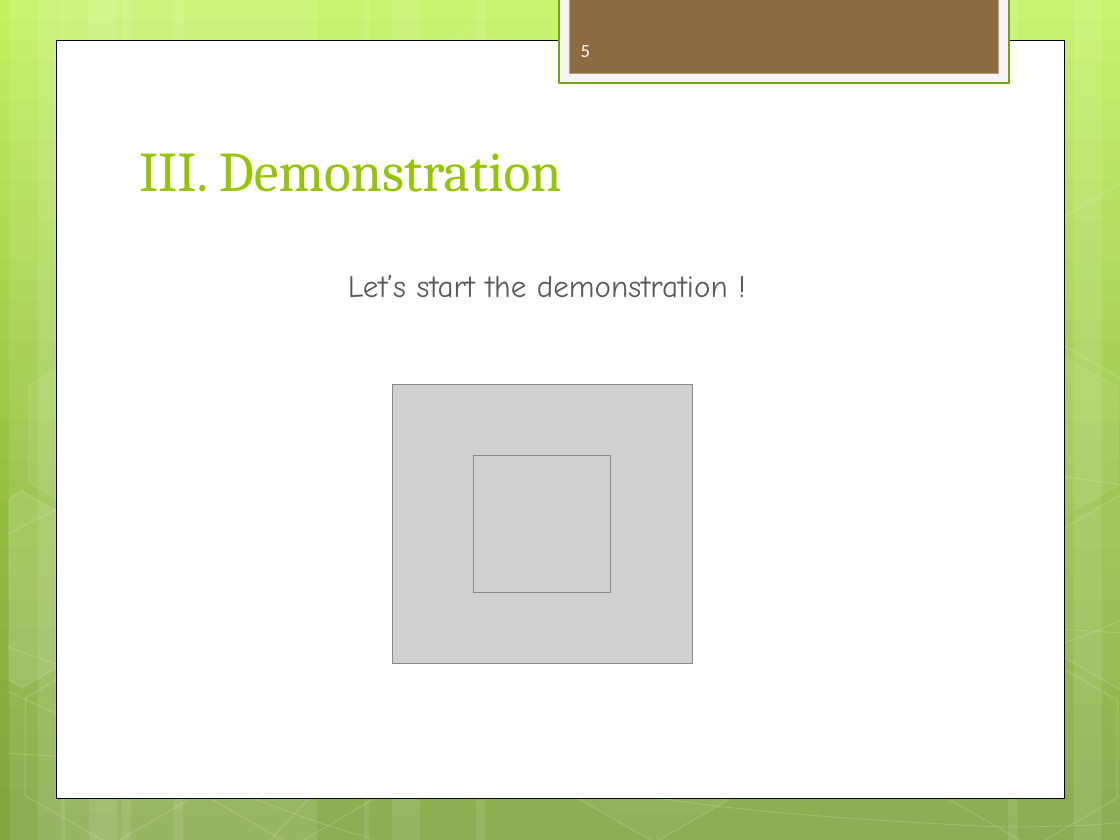
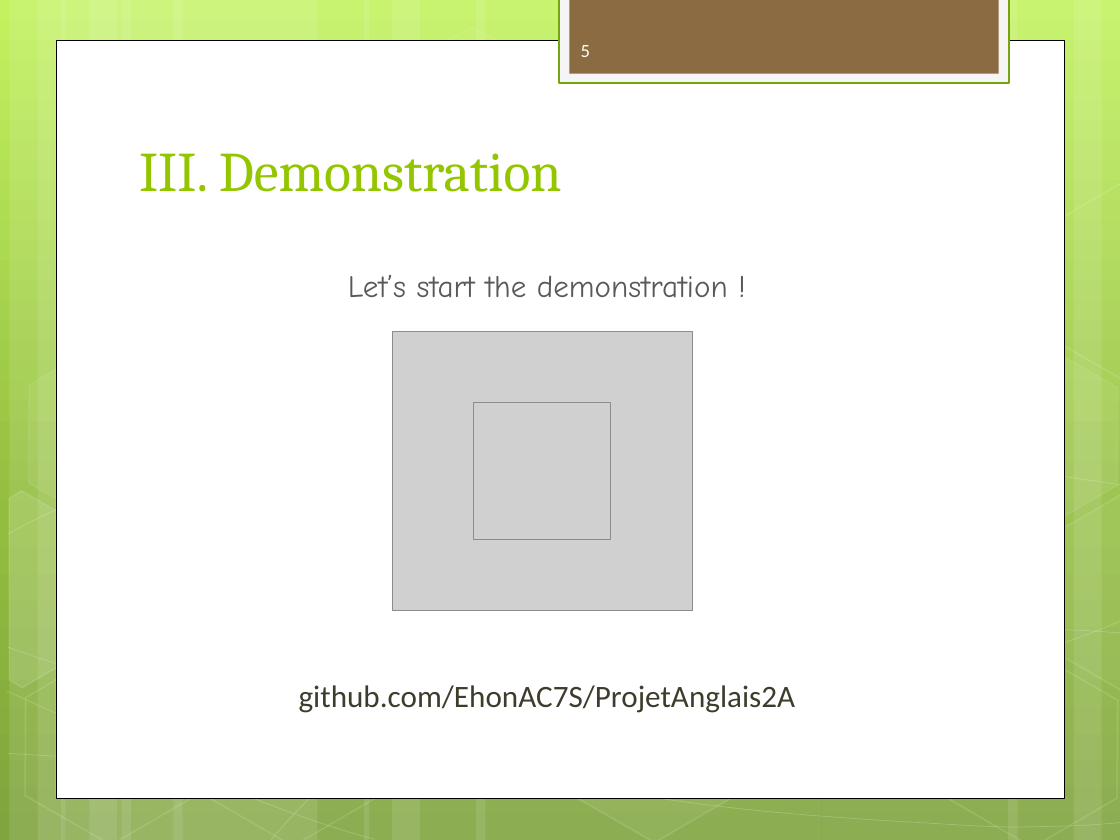
Before and after one commit to EhonAC7S/Anglais2A, a slide deck: slide 5 of Projet Anglais 2017.pptx. Drawn at 1120x840 pixels with LibreOffice and Linux fonts; fonts in the diff are those of the drawing; grey boxes stand for pictures. Boxes give left, top, right and bottom in pixels: in the first picture for what was removed or moved away, otherwise in the second. Text is boxed around its words. In the diff, an @@ line names an element or a change of style, - is before the commit and + after.

Commit message:
ajout du lien vers l'apk dans pptx

```diff
--- a/Projet Anglais 2017.pptx
+++ b/Projet Anglais 2017.pptx
@@ picture: place and size @@
-picture at bbox=[392, 385, 692, 664]
+picture at bbox=[392, 332, 692, 610]
@@ picture: place and size @@
-picture at bbox=[474, 456, 610, 592]
+picture at bbox=[474, 403, 610, 540]
@@ text at bbox=[299, 685, 796, 713]: paragraph added @@
+github.com/EhonAC7S/ProjetAnglais2A
```
